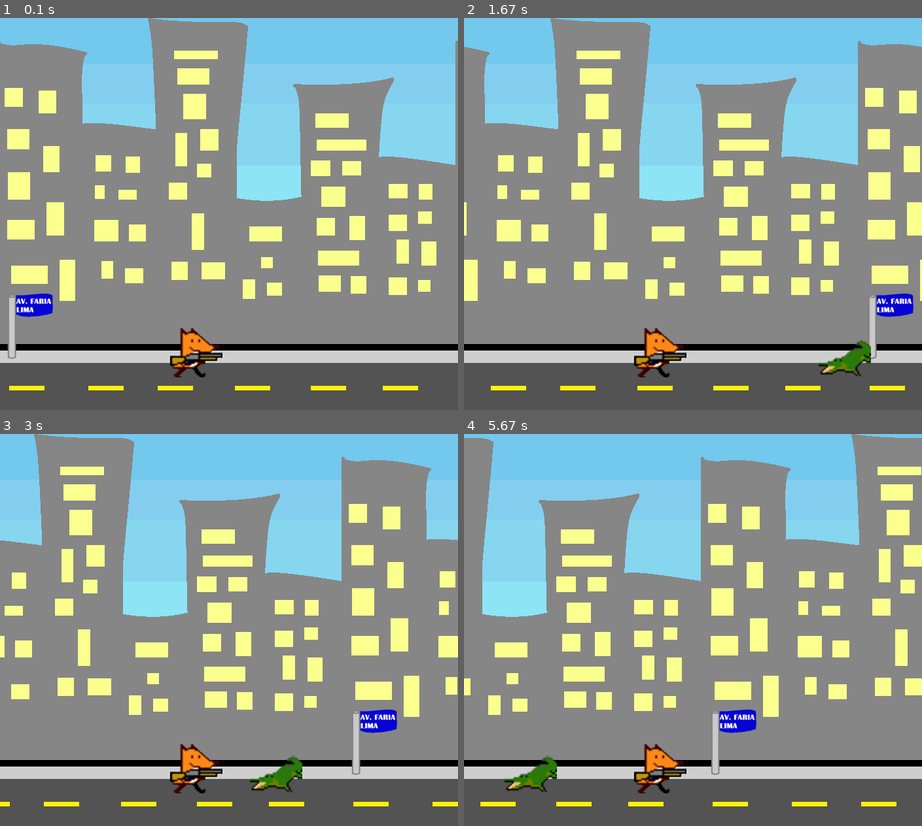
Above: before the commit, frames 1-4 (two rows, left to right).
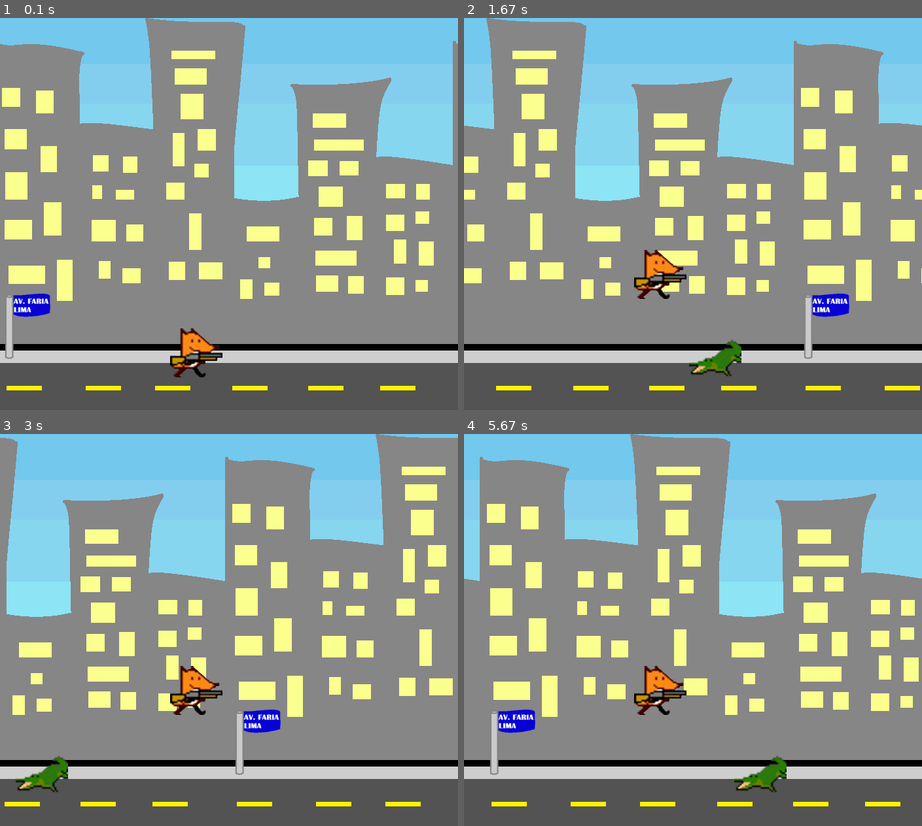
Above: after the commit, the same moments.

Repository: brunameinberg/projetofinalpygame
Game: pygame game, started from Foxsupremacy.py
The game is run twice, just before and just after one commit, with the same random seed, the same clock (stepped at 60 frames per second) and the same inputs.
Inputs:
- Up to frame 1 (0.1 s): no input
- Up to frame 2 (1.67 s): tap Enter at 0.33 s; hold Right 0.67-1.13 s; hold Up 1.17-1.63 s
- Up to frame 3 (3 s): hold Right 1.67-2.13 s; hold Right 2.17-2.8 s; hold Right from 2.83 s (still down)
- Up to frame 4 (5.67 s): release Right at 3.3 s

The runs differ from the first frame. In frame 1, 4.2% of the frame differs, in the area x 0-100%, y 0-95%; in frame 2, 39%; in frame 3, 39%; in frame 4, 41%.

Commit message:
atualiza

Diff:
--- a/Foxsupremacy.py
+++ b/Foxsupremacy.py
@@ -56,8 +56,8 @@
             self.rect.right = largura #mantem na tela
         if self.rect.left < 0:
             self.rect.left = 0 #mantem na tela
-        if self.rect.bottom==350: #quando pula
-            self.speedy=5 #pula com velocidade 5
+        if self.rect.bottom<350: #quando pula
+            self.speedy=3 #cai com velocidade 5
         if self.rect.bottom>550: # quando pula demais
             self.rect.bottom=550 #volta para o chão
 
@@ -70,7 +70,7 @@
         self.rect = self.image.get_rect()
         self.rect.centerx = 700 + largura_jacare
         self.rect.bottom = 550
-        self.speedx = random.randrange(-3.0, -1.0) #move o jacaré junto com a tela
+        self.speedx = random.randrange(-5.0, -2.0) #move o jacaré junto com a tela
         self.speedy = 0
 
     def update(self):
@@ -79,7 +79,7 @@
         self.rect.y += self.speedy
 
         if self.rect.left < -largura_jacare:
-            self.rect.x = 700 + largura_jacare
+            self.rect.x = random.randint(700+largura_jacare, 1400)
 
 
 
@@ -91,6 +91,8 @@
 inimigo = Jacare(jacare_imagem)
 
 todos_objetos = pygame.sprite.Group()
+grupo_jacare = pygame.sprite.Group()
+grupo_jacare.add(inimigo)
 todos_objetos.add(inimigo)
 todos_objetos.add(jogador)
 
@@ -108,11 +110,10 @@
             game = False #para sair do jogo
                      #para pular
         if event.type == pygame.KEYDOWN:
-            if event.type == pygame.K_SPACE:
-                jogador.speedy=-5 #faz a raposa subir com 5 de velocidade
-            if event.type == pygame.K_RIGHT:
-                jogador.speedy=0
-            if event.type == pygame.K_LEFT:
+            if jogador.rect.bottom >= 550:
+                if event.key == pygame.K_UP:
+                    jogador.speedy=-4 #faz a raposa subir com 5 de velocidade
+            if event.key == pygame.K_RIGHT:
                 jogador.speedy=0
 
         '''TEM QUE ARRUMAR ESSA PARTE AQUI DE CIMA PORQUE ANTES TODAS TECLAS AVAM PRS PULAR E AGORA NAO PULA'''
@@ -127,11 +128,15 @@
     window.blit(jogador.image, jogador.rect)
     todos_objetos.draw(window)
 
+    hits = pygame.sprite.spritecollide(jogador, grupo_jacare, True)
+    if len(hits)>0:
+        game = False
+
     # ------- Fundo infinito
-    if x == -700:
+    if x <= -700:
         x = 0
     else:
-        x-=1
+        x-=2
 
 
     # ----- Atualiza estado do jogo
